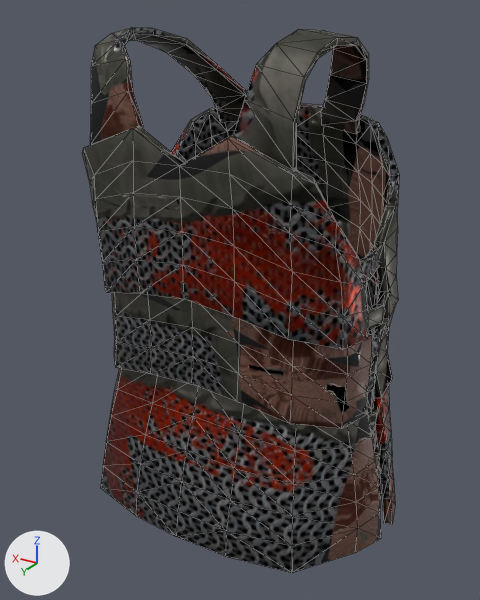
Before and after pictures for a commit that changed the glTF model chest/Ring_Mail/ring_mail.glb.
Both versions are drawn from a 50 mm lens placed at (-0.274, 0.456, 1.224), pointed at (0.001, -0.002, 0.995). The axes (+X, +Y, +Z) are drawn at lower left. The lights are the same throughout. Mesh edges are drawn as thin lines. Where no turn or scale is listed for an object, it has been applied to the vertices. Vertices at the same position are counted once.

The first picture shows 'ring_mail_export'.
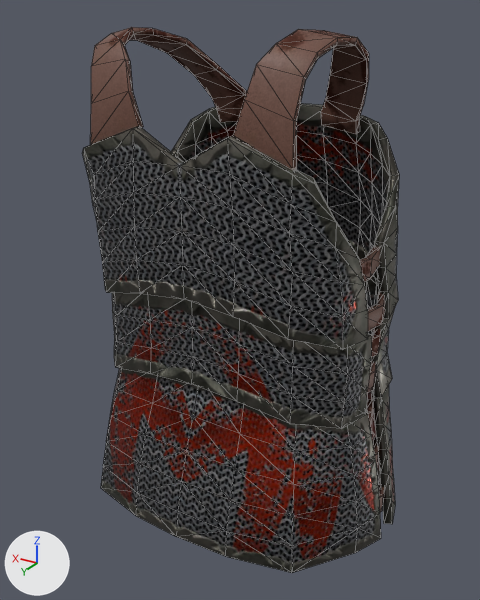
Boxes (x1, y1, x2, y2) around the edits, measured in the pictures (480 x 600 px; the box of a moved part takes in the faces that stretch with it):
part 1 of me_track_jacket_baked_105, moved or reshaped
    before: (368, 400, 377, 432)
    after: (367, 399, 373, 424)
part 2 of me_track_jacket_baked_105, moved or reshaped
    before: (374, 437, 380, 470)
    after: (373, 437, 379, 467)
part 3 of me_track_jacket_baked_105, moved or reshaped
    before: (378, 477, 382, 505)
    after: (378, 478, 384, 512)
part 4 of me_track_jacket_baked_105, surface changed
    both: (82, 27, 399, 572)

The edits, one by one:
me_track_jacket_baked_105 has 996 vertices, 1908 faces and spans x -0.111..0.19, y -0.121..0.105, z 0.786..1.204.
me_track_jacket_baked_105 is used by ob_ring_mail_export; location (-0.0397, 0.0, 0.0114).
me_track_jacket_baked_105 part 1: the loose piece of 12 vertices spanning x -0.087..-0.074, y -0.035..0.015, z 0.887..0.907 is moved by (0.004, 0.0, 0.0).
me_track_jacket_baked_105 part 2: the loose piece of 12 vertices spanning x -0.094..-0.081, y -0.033..0.017, z 0.851..0.868 is moved by (0.001, 0.0, 0.0).
me_track_jacket_baked_105 part 3: the loose piece of 12 vertices spanning x -0.101..-0.088, y -0.028..0.022, z 0.814..0.832 is moved by (-0.002, 0.0, 0.0).
me_track_jacket_baked_105 part 4: 1845 kept faces spanning x -0.111..0.19, y -0.121..0.105, z 0.786..1.204 get new texture (UV) coordinates.
